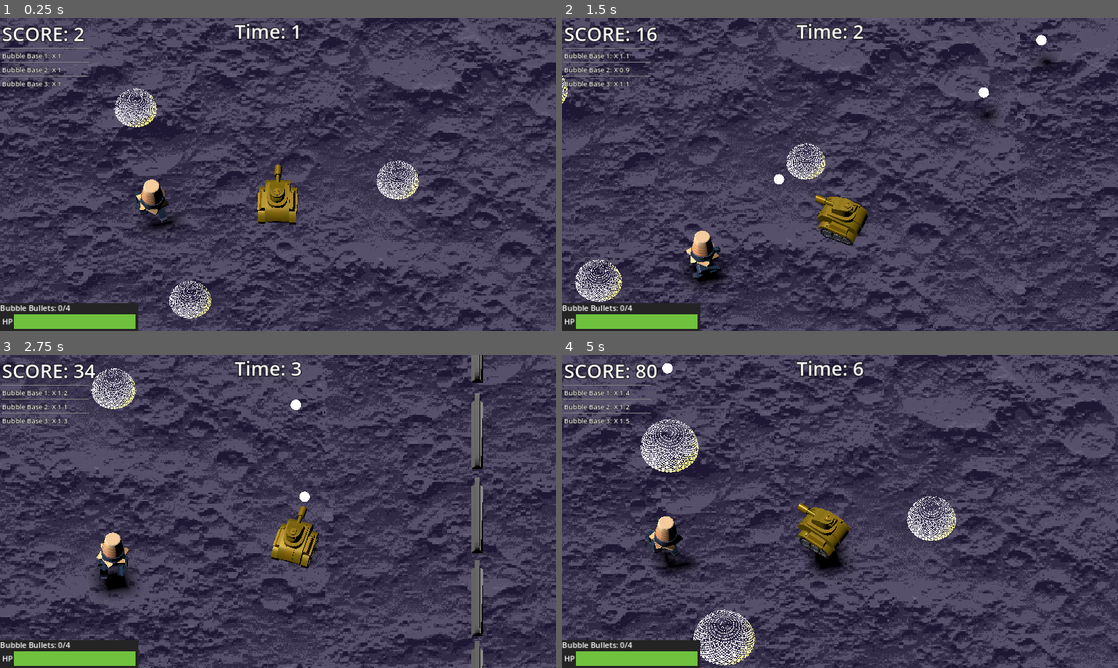
Above: before the commit, frames 1-4 (two rows, left to right).
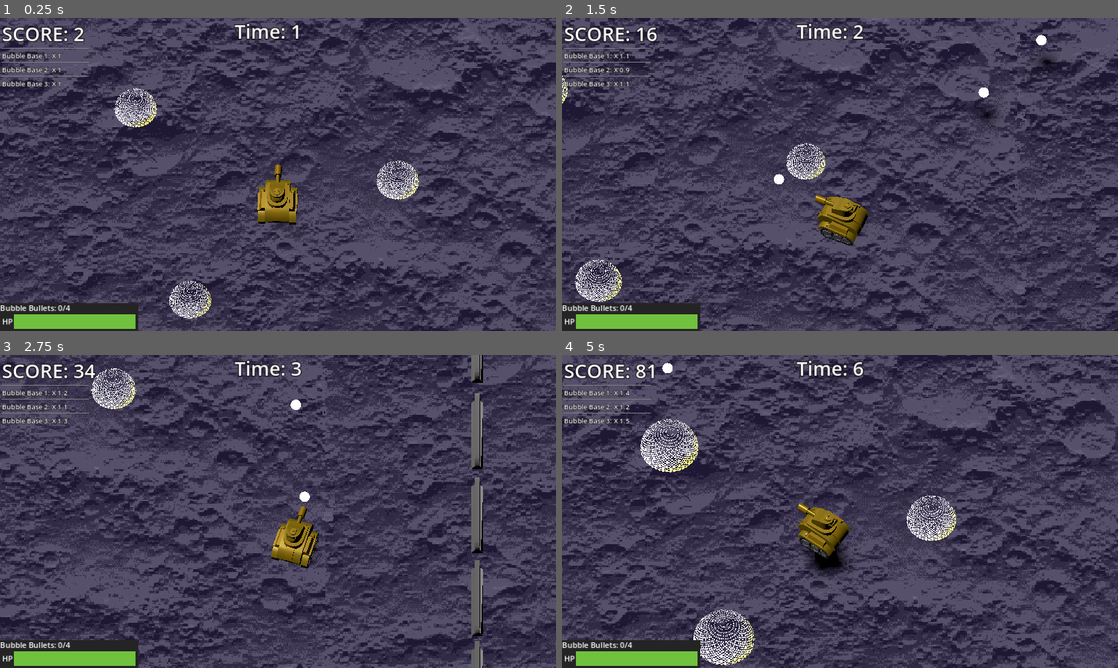
Above: after the commit, the same moments.

Repository: BlackBarman/GGJ_2025
Game: Godot game, scene res://Levels/level.tscn
Same seed, same stepped clock (60 frames per second), same inputs: the game is played once before the commit and once after it.
Inputs (mouse positions are in pixels of both pictures, inside the frame that each line leads up to):
- Up to frame 1 (0.25 s): no input
- Up to frame 2 (1.5 s): tap Enter (ui_accept) at 0.5, 0.77 s; move the mouse to (962, 158) at 0.52 s; press the mouse at (962, 158) at 0.53 s; hold Right (ui_right) 0.53-1.28 s; move the mouse to (728, 190) at 1.27 s; release the mouse at (728, 190) at 1.28 s; hold Down (ui_down) from 1.28 s (still down); click (728, 190) at 1.35 s
- Up to frame 3 (2.75 s): tap Enter (ui_accept) at 1.52 s; move the mouse to (333, 442) at 2.02 s; release Down (ui_down) at 2.03 s; press the mouse at (333, 442) at 2.03 s; hold Right (ui_right) from 2.03 s (still down)
- Up to frame 4 (5 s): move the mouse to (812, 574) at 2.77 s; release Right (ui_right) at 2.78 s; release the mouse at (812, 574) at 2.78 s; hold Up (ui_up) 2.78-3.53 s; click (812, 574) at 2.85 s; tap Enter (ui_accept) at 3.02, 3.77, 4.52 s; move the mouse to (1006, 558) at 3.52 s; press the mouse at (1006, 558) at 3.53 s; hold Left (ui_left) from 3.53 s (still down); move the mouse to (673, 464) at 4.27 s; release the mouse at (673, 464) at 4.28 s; click (673, 464) at 4.35 s

The runs differ from the first frame. In frame 1, 0.7% of the frame differs, in the area x 24-33%, y 51-69%; in frame 2, 0.8%; in frame 3, 1.0%; in frame 4, 5.4%, in the area x 0-100%, y 0-100%.

Commit message:
fix remove enemy form chara scene

Diff:
--- a/ggj_2025/Chara.tscn
+++ b/ggj_2025/Chara.tscn
@@ -1,11 +1,10 @@
-[gd_scene load_steps=11 format=3 uid="uid://ccwkw3gk2obrk"]
+[gd_scene load_steps=10 format=3 uid="uid://ccwkw3gk2obrk"]
 
 [ext_resource type="Script" path="res://character_body_3d.gd" id="1_beiag"]
 [ext_resource type="Script" path="res://weapon.gd" id="2_ery3h"]
 [ext_resource type="PackedScene" uid="uid://fago7sqegwx7" path="res://bullet.tscn" id="3_hb4xm"]
 [ext_resource type="PackedScene" uid="uid://c6xnb60rqwatj" path="res://bubble_thrower.tscn" id="4_2jctd"]
 [ext_resource type="PackedScene" uid="uid://bgvc0dy04tkvo" path="res://Tank.gltf" id="5_xokrd"]
-[ext_resource type="PackedScene" uid="uid://cqe7wxyus1eu7" path="res://LevelIngredients/chase_enemy.tscn" id="6_myp56"]
 
 [sub_resource type="CapsuleShape3D" id="CapsuleShape3D_a8dag"]
 
@@ -70,9 +69,6 @@
 transform = Transform3D(1, 0, 0, 0, 1, 0, 0, 0, 1, 0.00100327, 0.0624454, -0.04425)
 shape = SubResource("BoxShape3D_igwpj")
 
-[node name="ChaseEnemy" parent="." instance=ExtResource("6_myp56")]
-transform = Transform3D(1, 0, 0, 0, 1, 0, 0, 0, 1, -0.581098, 0.0468259, -6.22793)
-
 [connection signal="timeout" from="body/Weapon/Timer" to="body/Weapon" method="_on_timer_timeout"]
 [connection signal="area_entered" from="Area3D" to="." method="_on_area_3d_area_entered"]
 [connection signal="body_entered" from="Area3D" to="." method="_on_area_3d_body_entered"]
